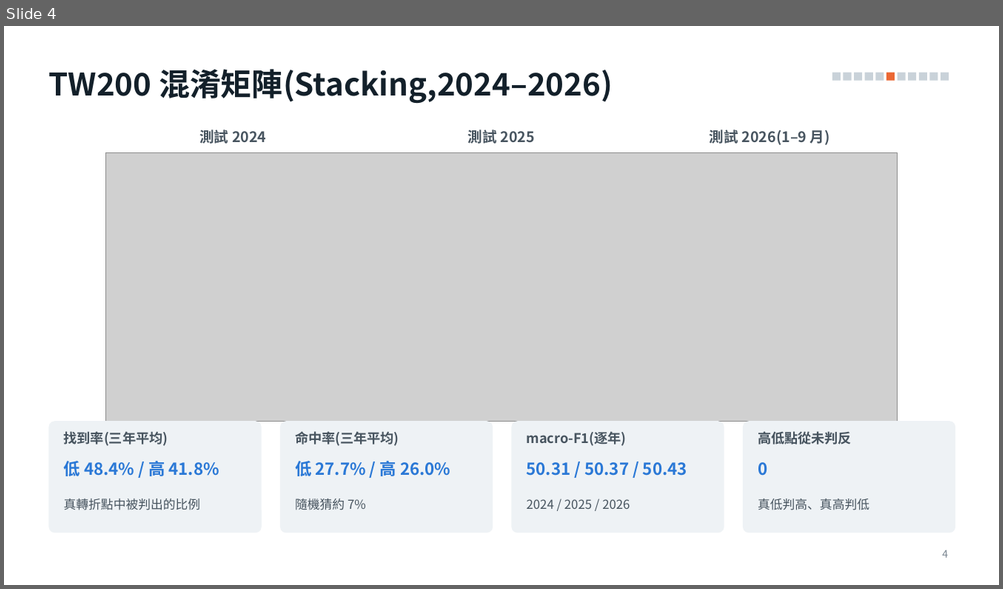
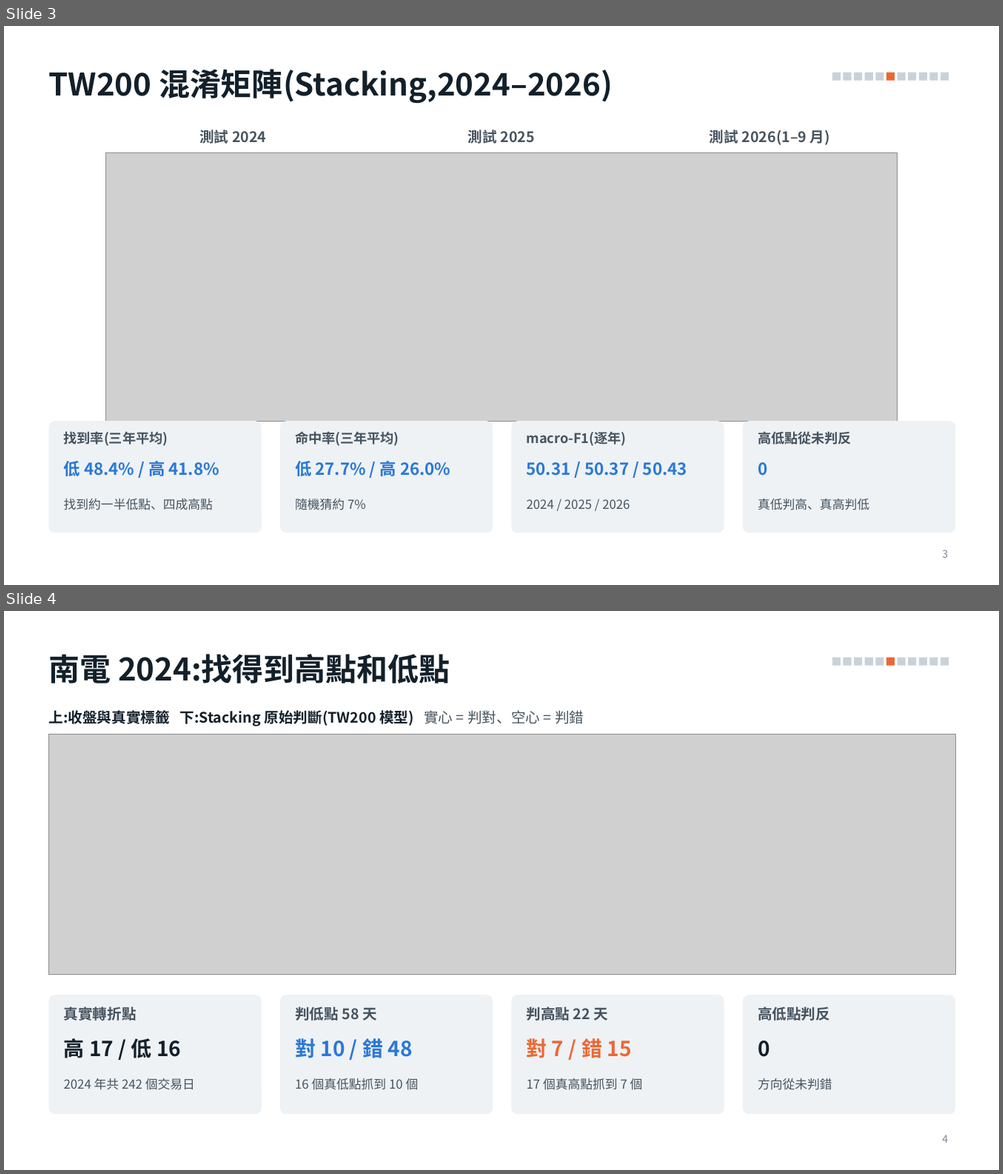
Before and after one commit to alextixu/fcukproject, a slide deck: method_kline_peak/report/kline_peak_report.pptx. Shown one above the other, each under a label of ours: slide 4 before the commit, slides 3 and 4 after it. The pictures are 1003x589 and 1003x1174 pixels, drawn with LibreOffice and Linux fonts; fonts in the diff are those of the drawing; grey boxes stand for pictures. Boxes give left, top, right and bottom in pixels: in the first picture for what was removed or moved away, otherwise in the second. Text is boxed around its words. In the diff, an @@ line names an element or a change of style, - is before the commit and + after.

```diff
--- a/method_kline_peak/report/kline_peak_report.pptx
+++ b/method_kline_peak/report/kline_peak_report.pptx
@@ slide 4 added at [4, 611, 999, 1170], background #FFFFFF; not listed: 11 template elements that a slide beside it also shows @@
@@ title added at [48, 654, 450, 684], 30 pt, text #13202A, bold @@
+南電 2024:找得到高點和低點
@@ text added at [48, 710, 583, 726], 14 pt, text #13202A, bold @@
+上:收盤與真實標籤 下:Stacking 原始判斷(TW200 模型) 實心 = 判對、空心 = 判錯
@@ picture added at [48, 734, 956, 974] @@
@@ rounded rectangle added at [48, 995, 262, 1115], fill #EEF2F5 @@
@@ text added at [64, 1007, 136, 1021], 14 pt, text #47545F, bold @@
+真實轉折點
@@ rounded rectangle added at [280, 995, 492, 1115], fill #EEF2F5 @@
@@ text added at [295, 1007, 377, 1021], 14 pt, text #47545F, bold @@
+判低點 58 天
@@ rounded rectangle added at [512, 995, 724, 1115], fill #EEF2F5 @@
@@ text added at [526, 1007, 609, 1021], 14 pt, text #47545F, bold @@
+判高點 22 天
@@ rounded rectangle added at [743, 995, 956, 1115], fill #EEF2F5 @@
@@ text added at [757, 1007, 830, 1021], 14 pt, text #47545F, bold @@
+高低點判反
@@ text added at [64, 1039, 181, 1059], 20 pt, text #13202A, bold @@
+高 17 / 低 16
@@ text added at [295, 1039, 412, 1059], 20 pt, text #2A78D6, bold @@
+對 10 / 錯 48
@@ text added at [526, 1039, 632, 1059], 20 pt, text #EB6834, bold @@
+對 7 / 錯 15
@@ text added at [757, 1041, 770, 1057], 20 pt, text #13202A, bold @@
+0
@@ text added at [64, 1079, 195, 1091], 12 pt, text #47545F @@
+2024 年共 242 個交易日
@@ text added at [295, 1079, 418, 1091], 12 pt, text #47545F @@
+16 個真低點抓到 10 個
@@ text added at [526, 1079, 643, 1091], 12 pt, text #47545F @@
+17 個真高點抓到 7 個
@@ text added at [757, 1079, 832, 1091], 12 pt, text #47545F @@
+方向從未判錯
@@ page number added at [942, 1136, 948, 1143], 10 pt, text #7A8691 @@
+4
@@ what was slide 4 is now slide 3 @@
@@ slide 3 changed as well @@
@@ text at [64, 499, 213, 511]: text changed @@
-真轉折點中被判出的比例
+找到約一半低點、四成高點
@@ page number at [942, 550, 948, 558]: text changed @@
-4
+3
```
Also in this commit, not shown: 2 other slides changed, 2 other slides added, 9 slides removed, 3 other files.
